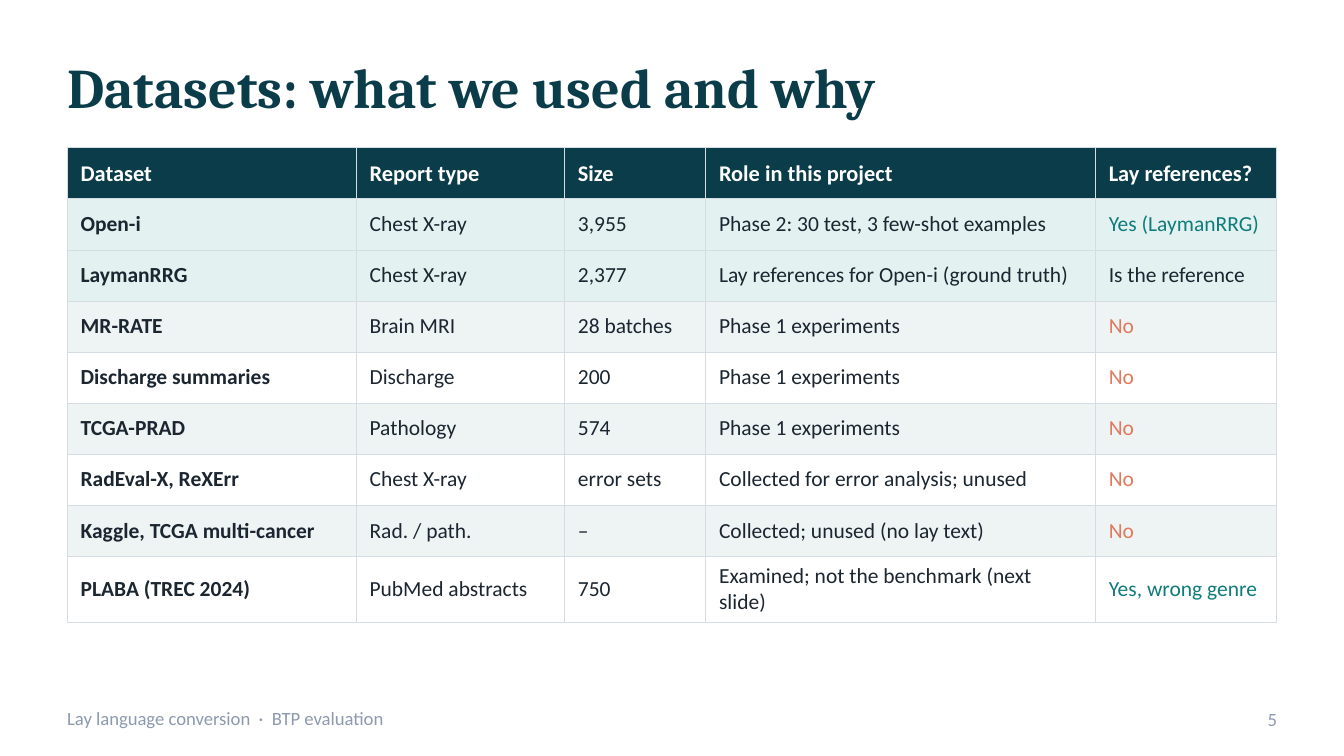
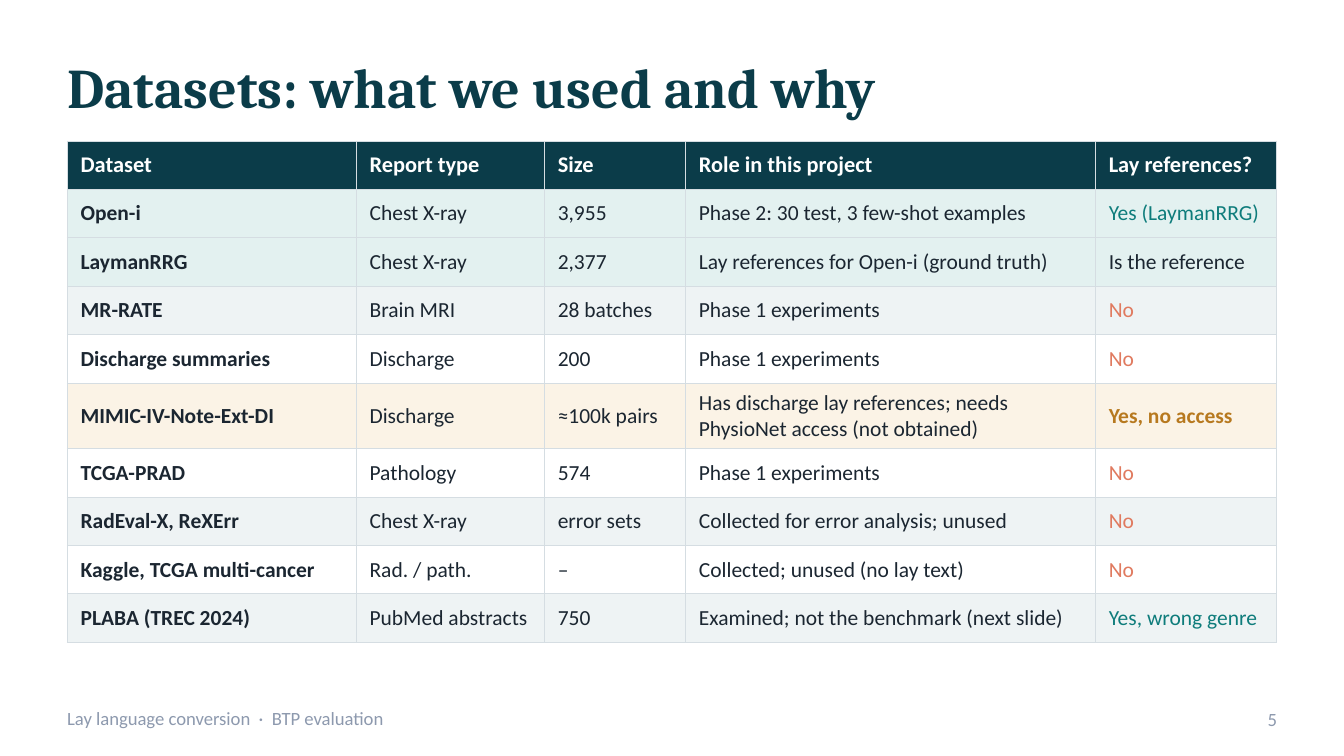
Before and after one commit to bibesgotthevibes/btp-Project, a slide deck: slide 5 of docs/BTP_Lay_Language_Conversion_Evaluation.pptx. Drawn at 1344x756 pixels with LibreOffice and Linux fonts; fonts in the diff are those of the drawing. Boxes give left, top, right and bottom in pixels: in the first picture for what was removed or moved away, otherwise in the second. Text is boxed around its words. In the diff, an @@ line names an element or a change of style, - is before the commit and + after.

```diff
--- a/docs/BTP_Lay_Language_Conversion_Evaluation.pptx
+++ b/docs/BTP_Lay_Language_Conversion_Evaluation.pptx
@@ table at [67, 141, 1277, 633] @@
+row 6: MIMIC-IV-Note-Ext-DI | Discharge | ≈100k pairs | Has discharge lay references; needs PhysioNet access (not obtained) | Yes, no access
@@ table: place and size @@
-table at [67, 148, 1277, 616]
+table at [67, 141, 1277, 633]
```
Also in this commit, not shown: 2 other slides changed, 1 other file.
